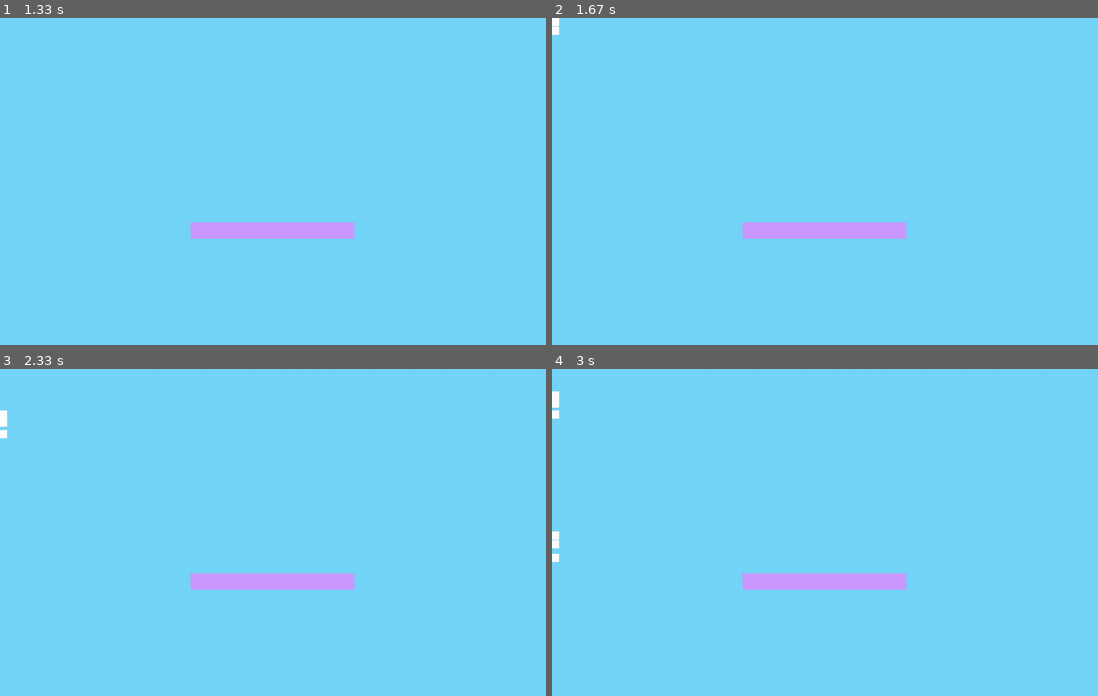
Above: before the commit, frames 1-4 (two rows, left to right).
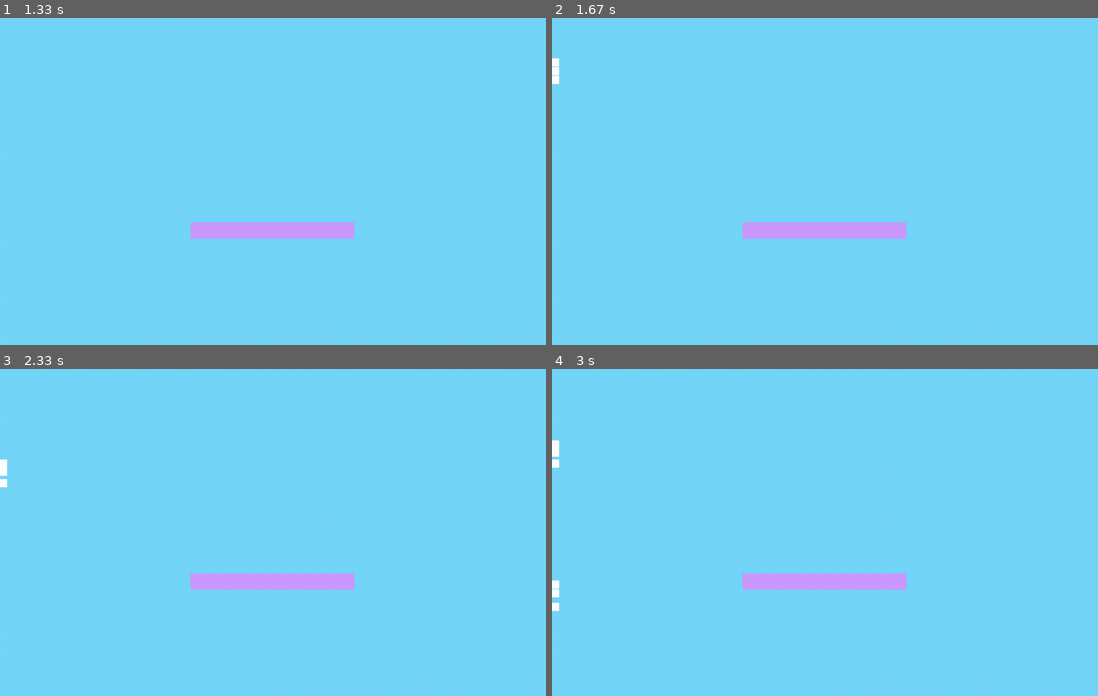
Above: after the commit, the same moments.

Repository: AchoDev/Lumina-Engine
Game: pygame game, started from test2.py
Same seed, same stepped clock (60 frames per second), same inputs: the game is played once before the commit and once after it.
Inputs:
- Up to frame 1 (1.33 s): tap 0 at 0.33, 0.67 s
- Up to frame 2 (1.67 s): tap A at 1.5 s
- Up to frame 3 (2.33 s): no input
- Up to frame 4 (3 s): tap A at 2.33 s

Frame 1 is identical in both runs. In frame 2, 0.2% of the frame differs, in the area x 0-2%, y 0-21%; in frame 3, 0.2%; in frame 4, 0.4%, in the area x 0-2%, y 6-75%.

Commit message:
fixed movement

Diff:
--- a/components/Rigidbody.py
+++ b/components/Rigidbody.py
@@ -4,7 +4,7 @@
 
 import delta_time
 
-from Box2D import b2Fixture, b2Body, b2_staticBody, b2_dynamicBody
+from Box2D import b2Fixture, b2Body, b2_staticBody, b2_dynamicBody, b2_kinematicBody
 
 sys.path.append("..")
 
@@ -24,8 +24,7 @@
         self.body = self.target.b2Body
         self.fixture.density = self._density
 
-        self.body.type = b2_dynamicBody
-
+        self.body.type = b2_dynamicBody if not self.static else b2_kinematicBody
 
         self.body.active = True
         del self._density
@@ -82,9 +81,12 @@
         if(self.body == None): return
         tr = self.target.transform
         fps = delta_time.get_fps()
-        self.body.linearVelocity.Set((position.x - tr.x) * fps, (position.y - tr.y) * fps)
-        self.body.position.Set(position.x, position.y)
+        self.body.linearVelocity = ((position.x - tr.x) * fps, (position.y - tr.y) * fps)
 
+    def smooth_move_to(self, position, speed=5):
+        if(self.body == None): return
+        tr = self.target.transform
+        self.body.linearVelocity = ((position.x - tr.x) * speed, (position.y - tr.y) * speed)
 
     def add_force(self, force):
         self.xVel += force / self.mass
--- a/components/Transform.py
+++ b/components/Transform.py
@@ -38,7 +38,7 @@
         if(self.b2Body == None):
             self._x = xPos
             return
-        self.b2Body.position.Set(xPos, self.b2Body.position.y)
+        self.b2Body.position = (xPos, self.b2Body.position.y)
 
 
     @property
@@ -52,7 +52,7 @@
         if(self.b2Body == None):
             self._y = yPos
             return
-        self.b2Body.position.Set(self.b2Body.position.x, yPos)
+        self.b2Body.position = (self.b2Body.position.x, yPos)
 
     @property
     def width(self):
--- a/test2.py
+++ b/test2.py
@@ -7,7 +7,7 @@
 scene = Scene("t")
 scene.fill(light_blue)
 
-b = scene.add_object(Square(1, 0, 1, 1, green))
+b = scene.add_object(Square(1, 0, 4, 1, green))
 b.add_component(Rigidbody(static=True))
 b.add_component(Boxcollider())
 
@@ -39,14 +39,15 @@
     mouse_pos = scene.camera.window_to_world_position(get_mouse_pos())
 
     if(get_key('a')):
-        new = scene.add_object(Square(mouse_pos.x, mouse_pos.y, 0.5, 0.5, white))
+        new = scene.add_object(Square(mouse_pos.x, mouse_pos.y + 3, 0.5, 0.5, white))
         new.add_component(Rigidbody())
         new.add_component(Boxcollider())
 
     if show_box.value:
         b.active = True
         if move_box.value:
-            b.get_component("Rigidbody").move_position(mouse_pos)
+            b.get_component("Rigidbody").smooth_move_to(mouse_pos, 10)
+            # b.transform.set_position(mouse_pos)
     else:
         b.active = False
 
